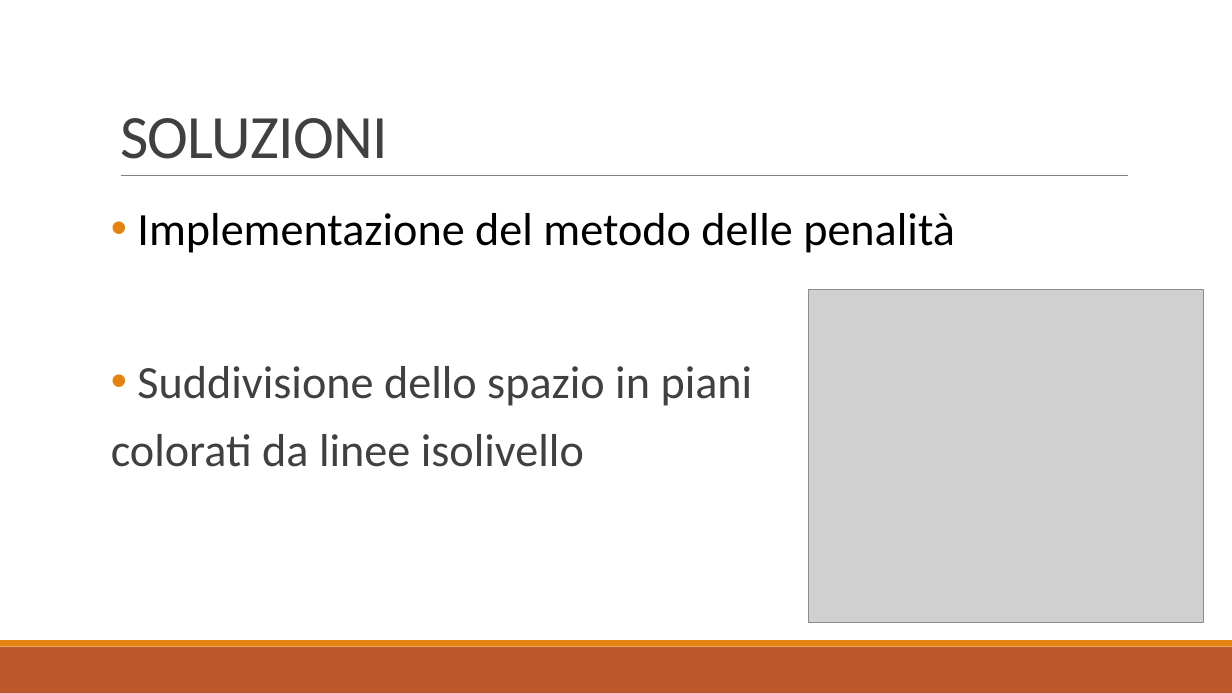
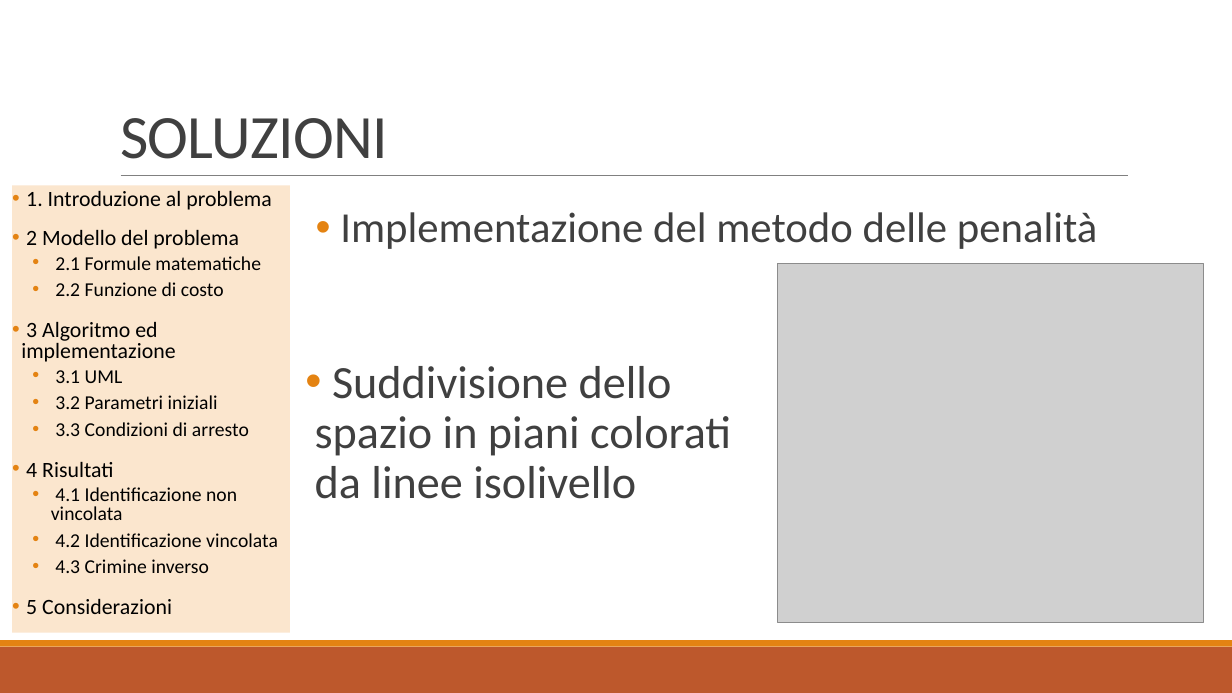
Before and after one commit to baldimario/Simplex, a slide deck: slide 14 of IDENTICAZIONE SISTEMA DI CARICHE PUNTIFORMI DA MISURE DI.pptx. Drawn at 1232x693 pixels with LibreOffice and Linux fonts; fonts in the diff are those of the drawing; grey boxes stand for pictures. Boxes give left, top, right and bottom in pixels: in the first picture for what was removed or moved away, otherwise in the second. Text is boxed around its words. In the diff, an @@ line names an element or a change of style, - is before the commit and + after.

```diff
--- a/IDENTICAZIONE SISTEMA DI CARICHE PUNTIFORMI DA MISURE DI.pptx
+++ b/IDENTICAZIONE SISTEMA DI CARICHE PUNTIFORMI DA MISURE DI.pptx
@@ rectangle added at box(12, 186, 290, 633), fill #FBE6CE, 15.3 pt, text #000000 @@
+• 1. Introduzione al problema
+• 2 Modello del problema
+  • 2.1 Formule matematiche
+  • 2.2 Funzione di costo
+• 3 Algoritmo ed implementazione
+  • 3.1 UML
+  • 3.2 Parametri iniziali
+  • 3.3 Condizioni di arresto
+• 4 Risultati
+  • 4.1 Identificazione non vincolata
+  • 4.2 Identificazione vincolata
+  • 4.3 Crimine inverso
+• 5 Considerazioni
@@ text "Implementazione del metodo delle penalità": place and size @@
-text "Implementazione del metodo delle penalità" at box(137, 213, 955, 253)
+text "Implementazione del metodo delle penalità" at box(340, 212, 1097, 249)
@@ text "Implementazione del metodo delle penalità" at box(340, 212, 1097, 249): size 36 to 33.3 pt, text colour #000000 to #404040 @@
@@ picture: place and size @@
-picture at box(809, 289, 1203, 622)
+picture at box(778, 263, 1204, 622)
@@ text at box(315, 366, 731, 499): text changed @@
-• Suddivisione dello spazio in piani
-colorati da linee isolivello
+• Suddivisione dello spazio in piani colorati da linee isolivello
```
Also in this commit, not shown: 16 other slides changed.
